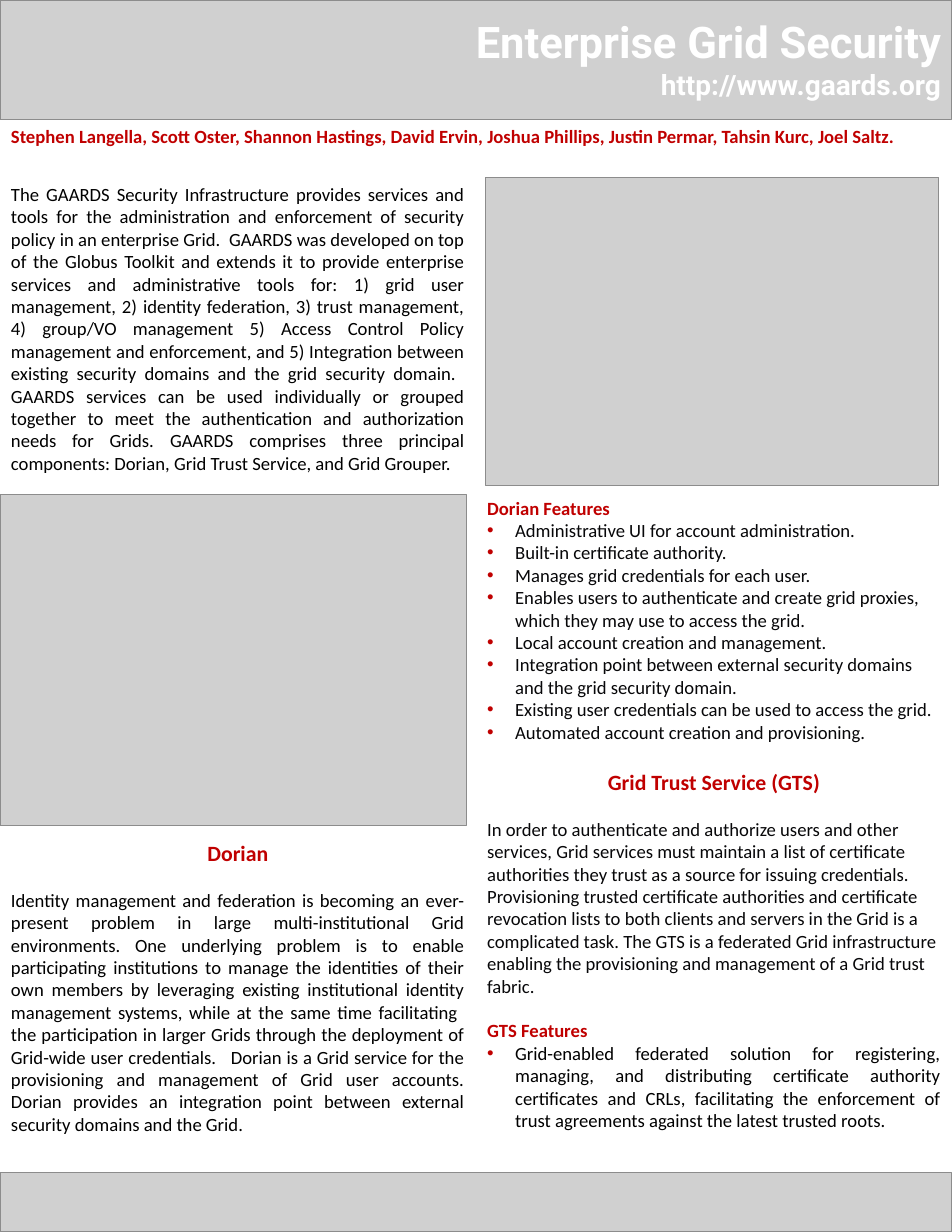
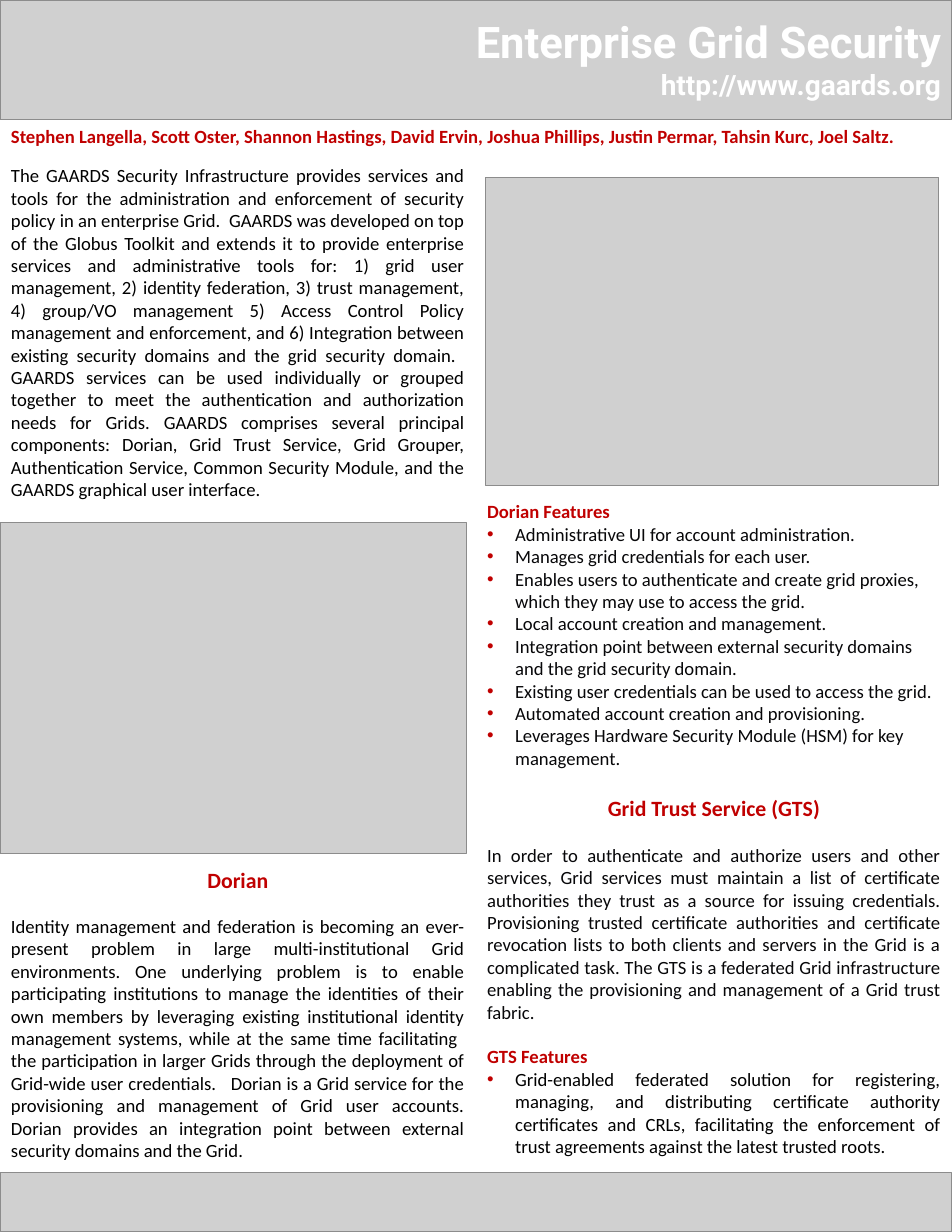
Before and after one commit to NCIP/cagrid-portal, a slide deck: slide 1 of cagrid-1-0/Documentation/presentations/security/gaards-handout-sc2007.pptx. Drawn at 952x1232 pixels with LibreOffice and Linux fonts; fonts in the diff are those of the drawing; grey boxes stand for pictures. Boxes give left, top, right and bottom in pixels: in the first picture for what was removed or moved away, otherwise in the second. Text is boxed around its words. In the diff, an @@ line names an element or a change of style, - is before the commit and + after.

```diff
--- a/cagrid-1-0/Documentation/presentations/security/gaards-handout-sc2007.pptx
+++ b/cagrid-1-0/Documentation/presentations/security/gaards-handout-sc2007.pptx
@@ text at (x1=11, y1=169, x2=941, y2=1160): paragraph removed @@
-• Built-in certificate authority.
@@ text at (x1=11, y1=169, x2=941, y2=1160): paragraph added @@
+• Leverages Hardware Security Module (HSM) for key management.
@@ text "The GAARDS Security Infrastructure provides ..." moved from (x1=11, y1=188, x2=941, y2=1134) to (x1=11, y1=169, x2=941, y2=1160) @@
@@ text at (x1=11, y1=169, x2=464, y2=500): text changed @@
-The GAARDS Security Infrastructure provides services and tools for the administration and enforcement of security policy in an enterprise Grid. GAARDS was developed on top of the Globus Toolkit and extends it to provide enterprise services and administrative tools for: 1) grid user management, 2) identity federation, 3) trust management, 4) group/VO management 5) Access Control Policy management and enforcement, and 5) Integration between existing security domains and the grid security domain. GAARDS services can be used individually or grouped together to meet the authentication and authorization needs for Grids. GAARDS comprises three principal components: Dorian, Grid Trust Service, and Grid Grouper.
+The GAARDS Security Infrastructure provides services and tools for the administration and enforcement of security policy in an enterprise Grid. GAARDS was developed on top of the Globus Toolkit and extends it to provide enterprise services and administrative tools for: 1) grid user management, 2) identity federation, 3) trust management, 4) group/VO management 5) Access Control Policy management and enforcement, and 6) Integration between existing security domains and the grid security domain. GAARDS services can be used individually or grouped together to meet the authentication and authorization needs for Grids. GAARDS comprises several principal components: Dorian, Grid Trust Service, Grid Grouper, Authentication Service, Common Security Module, and the GAARDS graphical user interface.
@@ picture moved from (x1=0, y1=495, x2=467, y2=825) to (x1=0, y1=523, x2=467, y2=853) @@
@@ text at (x1=487, y1=849, x2=940, y2=1019): alignment left to justified @@
```
Also in this commit, not shown: 1 other slide changed.
